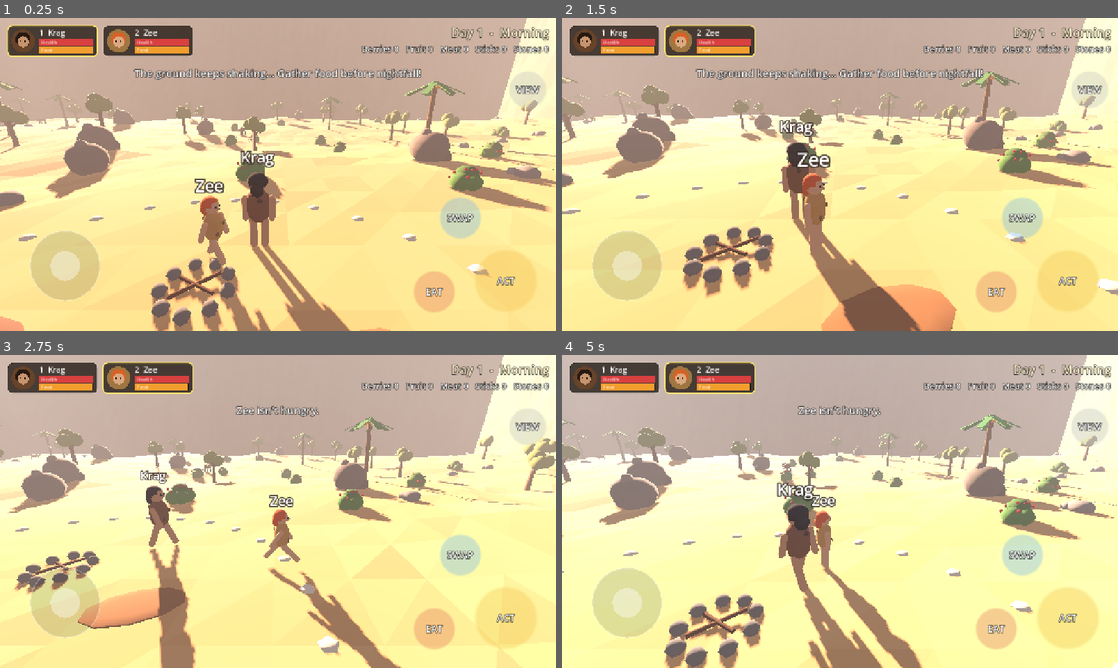
Above: before the commit, frames 1-4 (two rows, left to right).
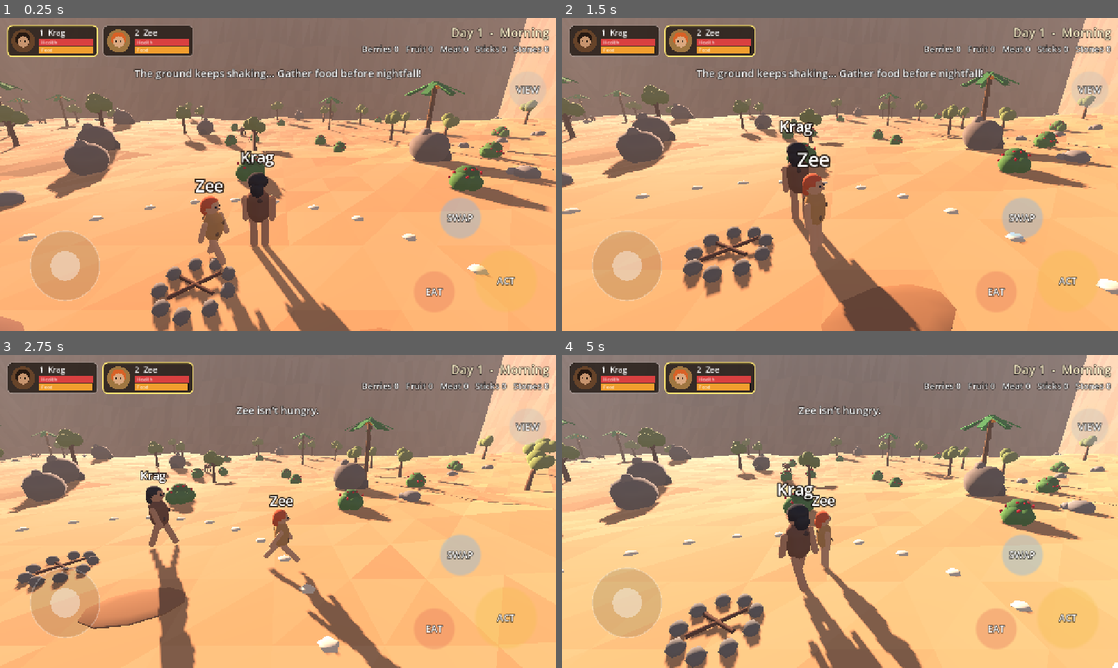
Above: after the commit, the same moments.

Repository: Leejoneske/firstlight-game
Game: Godot game, scene res://scenes/main.tscn
The game is run twice, just before and just after one commit, with the same random seed, the same clock (stepped at 60 frames per second) and the same inputs.
Inputs (mouse positions are in pixels of both pictures, inside the frame that each line leads up to):
- Up to frame 1 (0.25 s): no input
- Up to frame 2 (1.5 s): drag from (612, 39) to (895, 105) at 0.52 s; drag from (712, 39) to (812, 237) at 1.27 s
- Up to frame 3 (2.75 s): move the mouse to (333, 442) at 2.02 s; hold D (move_right) from 2.03 s (still down); hold F (eat) from 2.03 s (still down)
- Up to frame 4 (5 s): release D (move_right) at 2.75 s; release F (eat) at 2.75 s; drag from (812, 574) to (673, 464) at 2.77 s; move the mouse to (1006, 558) at 3.52 s; hold A (move_left) 3.53-4.25 s; tap 2 (switch_2) at 3.6 s; drag from (673, 464) to (756, 433) at 4.27 s

The runs differ from the first frame. In frame 1, 94% of the frame differs, in the area x 0-100%, y 0-100%; in frame 2, 93%; in frame 3, 95%; in frame 4, 95%.

Commit message:
Fix washed-out daytime look and camera pitch after overview
The Compatibility renderer applies fog much more strongly, which was
bleaching the whole scene; fog is now a light horizon haze. Vertex
colours are treated as sRGB, the sand and sun are slightly darker, and
each camera view starts at its own pitch. New pushes now queue behind
a running APK build instead of cancelling it.

Co-Authored-By: Claude Opus 5.5 <noreply@anthropic.com>
Claude-Session: https://claude.ai/code/session_01DY5ZTmspKKTr2dHFWXhPnV

Diff:
--- a/scripts/camera_rig.gd
+++ b/scripts/camera_rig.gd
@@ -46,10 +46,13 @@
 
 func set_mode(new_mode: Mode) -> void:
 	mode = new_mode
-	if mode == Mode.OVERVIEW:
-		pitch = OVERVIEW_PITCH
-	elif mode == Mode.THIRD_PERSON:
-		pitch = clampf(pitch, -1.2, 0.3)
+	match mode:
+		Mode.THIRD_PERSON:
+			pitch = -0.3
+		Mode.FIRST_PERSON:
+			pitch = -0.1
+		Mode.OVERVIEW:
+			pitch = OVERVIEW_PITCH
 	snap()
 
 
--- a/scripts/main.gd
+++ b/scripts/main.gd
@@ -126,7 +126,8 @@
 	_environment.ambient_light_source = Environment.AMBIENT_SOURCE_COLOR
 	_environment.tonemap_mode = Environment.TONE_MAPPER_FILMIC
 	_environment.fog_enabled = true
-	_environment.fog_density = 0.008
+	_environment.fog_density = 0.0018
+	_environment.fog_sky_affect = 0.3
 	var world_environment := WorldEnvironment.new()
 	world_environment.environment = _environment
 	add_child(world_environment)
@@ -340,7 +341,7 @@
 	var elevation := (t - 0.25) * TAU  # 0 at dawn, PI/2 at noon, PI at dusk
 	var daylight := clampf(sin(elevation) * 3.0, 0.0, 1.0)
 	_sun.rotation = Vector3(-elevation, 0.5, 0.0)
-	_sun.light_energy = daylight * 1.15
+	_sun.light_energy = daylight * 0.9
 	_sun.light_color = _palette.sun.sample(t)
 	_sun.visible = daylight > 0.0
 	var darkness := 1.0 - daylight
@@ -352,7 +353,7 @@
 	_sky_material.ground_horizon_color = _palette.sky_horizon.sample(t).darkened(0.2)
 	_sky_material.ground_bottom_color = _palette.sky_top.sample(t).darkened(0.4)
 	_environment.ambient_light_color = _palette.ambient.sample(t)
-	_environment.ambient_light_energy = 0.55 + daylight * 0.25
+	_environment.ambient_light_energy = 0.45 + daylight * 0.15
 	_environment.fog_light_color = _palette.sky_horizon.sample(t)
 
 
--- a/scripts/mesh_util.gd
+++ b/scripts/mesh_util.gd
@@ -20,6 +20,7 @@
 	if _vertex_color_material == null:
 		_vertex_color_material = StandardMaterial3D.new()
 		_vertex_color_material.vertex_color_use_as_albedo = true
+		_vertex_color_material.vertex_color_is_srgb = true
 		_vertex_color_material.roughness = 0.95
 	return _vertex_color_material
 
--- a/scripts/terrain.gd
+++ b/scripts/terrain.gd
@@ -87,7 +87,7 @@
 		normal = -normal
 	var center := (a + b + c) / 3.0
 	var jitter := (hash(Vector2i(int(center.x * 7.0), int(center.z * 7.0))) % 100) / 100.0 - 0.5
-	var color := Color(0.84, 0.66, 0.43)
+	var color := Color(0.78, 0.6, 0.4)
 	if grove_rect.has_point(Vector2(center.x, center.z)):
 		color = Color(0.45, 0.62, 0.3)
 	if normal.y < 0.8 or center.y > 6.0:
Not shown, changed: .github/workflows/android.yml
Not shown, changed: .gitignore
